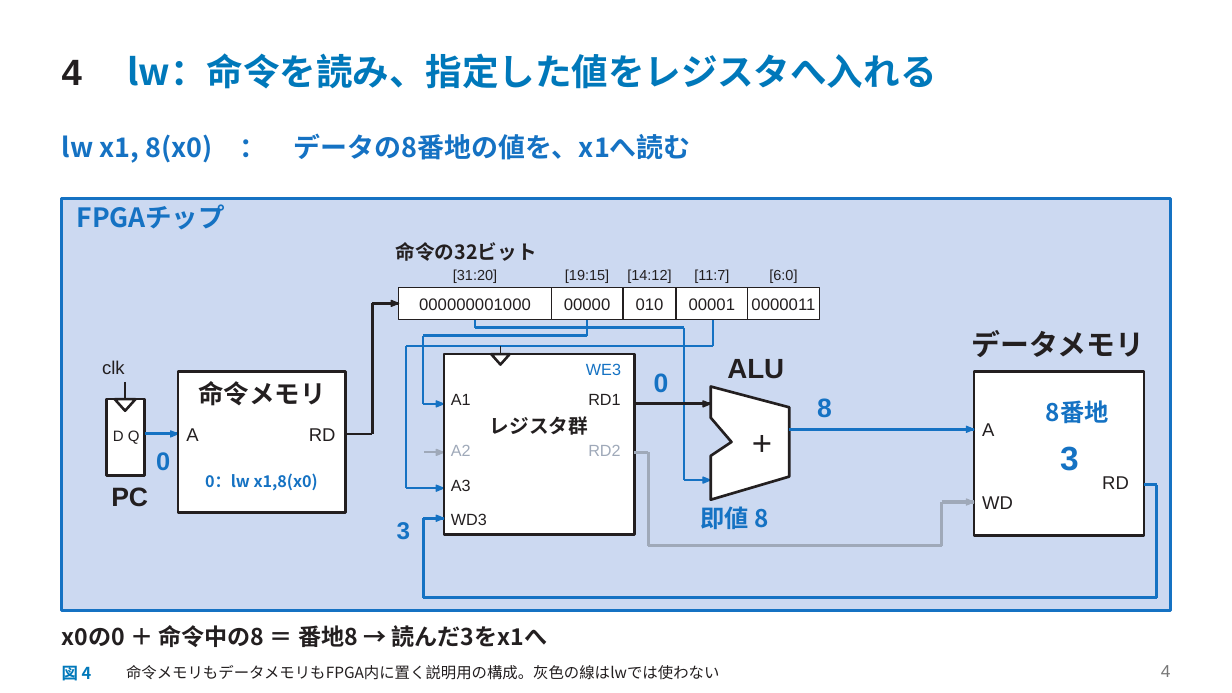
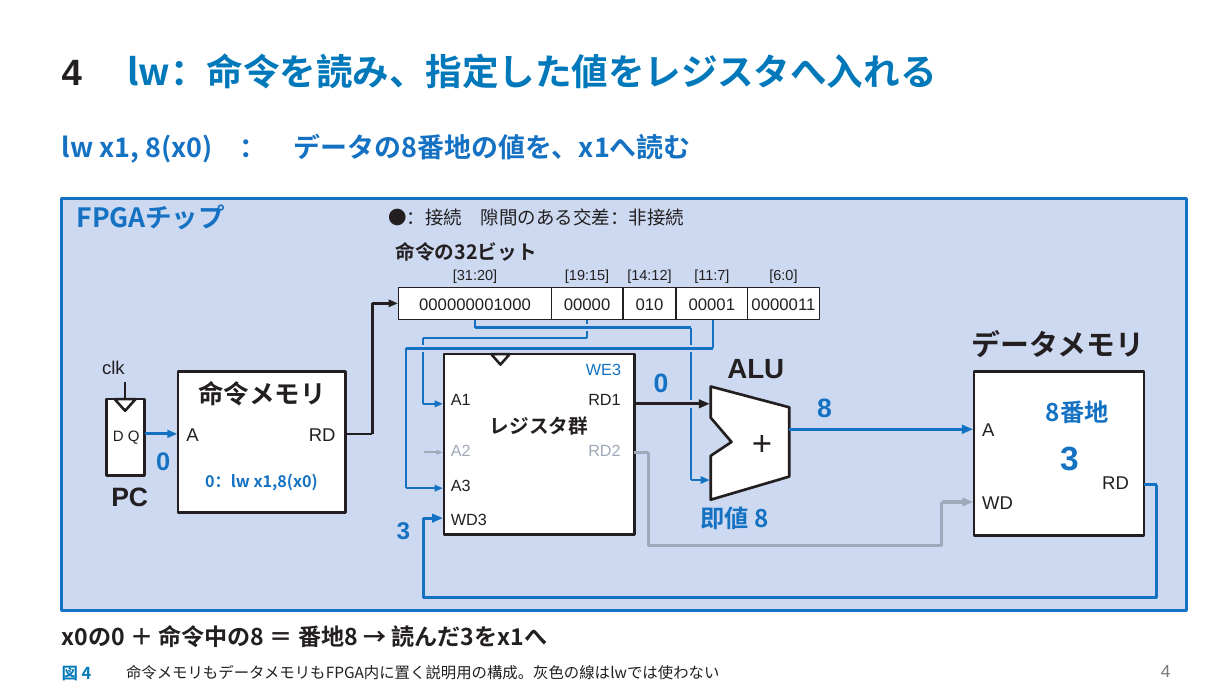
Before and after one commit to SoshiroFujimori/wally-game-console-research, a slide deck: slide 4 of docs/presentation/中間発表_主要事項.pptx. Drawn at 1232x693 pixels with LibreOffice and Linux fonts; fonts in the diff are those of the drawing. Boxes give left, top, right and bottom in pixels: in the first picture for what was removed or moved away, otherwise in the second. Text is boxed around its words. In the diff, an @@ line names an element or a change of style, - is before the commit and + after.

```diff
--- a/docs/presentation/中間発表_主要事項.pptx
+++ b/docs/presentation/中間発表_主要事項.pptx
@@ rectangle: place and size @@
-rectangle at <box>62,199,1171,611</box>
+rectangle at <box>62,199,1188,611</box>
@@ text added at <box>388,208,684,226</box>, 14.4 pt, text #231F20 @@
+●：接続 隙間のある交差：非接続
@@ freeform shape at <box>389,299,398,308</box>: outline #231F20 0.75 pt to none; outline redrawn @@
@@ freeform shape: place and size @@
-freeform shape at <box>372,303,399,304</box>
+freeform shape at <box>372,303,389,304</box>
@@ freeform shape: place and size @@
-freeform shape at <box>475,328,684,329</box>
+freeform shape at <box>475,328,691,329</box>
@@ outline redrawn in 6 elements at <box>406,348,714,349</box>, <box>423,338,587,339</box>, <box>406,348,407,488</box>, <box>423,338,424,404</box>, <box>714,320,714,348</box>, <box>587,320,588,338</box> @@
@@ freeform shape: place and size @@
-freeform shape at <box>684,328,685,481</box>
+freeform shape at <box>691,328,692,481</box>
@@ freeform shape removed at <box>501,347,502,355</box> @@
@@ freeform shape: place and size @@
-freeform shape at <box>635,404,711,405</box>
+freeform shape at <box>635,404,700,405</box>
@@ freeform shape at <box>700,399,710,409</box>: outline #231F20 0.75 pt to none; outline redrawn @@
@@ freeform shape: place and size @@
-freeform shape at <box>145,434,178,435</box>
+freeform shape at <box>145,434,168,435</box>
@@ freeform shape: place and size @@
-freeform shape at <box>171,431,178,437</box>
+freeform shape at <box>167,430,177,438</box>
@@ freeform shape at <box>167,430,177,438</box>: outline #1572C3 0.75 pt to none @@
@@ freeform shape: place and size @@
-freeform shape at <box>789,430,974,431</box>
+freeform shape at <box>789,430,962,431</box>
@@ freeform shape at <box>962,424,973,433</box>: outline #1572C3 0.75 pt to none @@
@@ freeform shape: place and size @@
-freeform shape at <box>967,426,974,433</box>
+freeform shape at <box>962,424,973,433</box>
@@ freeform shape at <box>701,476,710,484</box>: outline #1572C3 0.75 pt to none; outline redrawn @@
@@ freeform shape: place and size @@
-freeform shape at <box>684,481,711,482</box>
+freeform shape at <box>691,481,701,482</box>
@@ freeform shape: place and size @@
-freeform shape at <box>942,502,974,503</box>
+freeform shape at <box>942,502,963,503</box>
@@ freeform shape: place and size @@
-freeform shape at <box>967,499,974,506</box>
+freeform shape at <box>963,497,973,506</box>
@@ freeform shape at <box>963,497,973,506</box>: outline #9FA9B9 0.75 pt to none @@
@@ freeform shape: place and size @@
-freeform shape at <box>423,518,445,519</box>
+freeform shape at <box>423,518,433,519</box>
@@ freeform shape at <box>433,514,443,523</box>: outline #1572C3 0.75 pt to none; outline redrawn @@
```
Also in this commit, not shown: 10 other slides changed, 19 other files.
